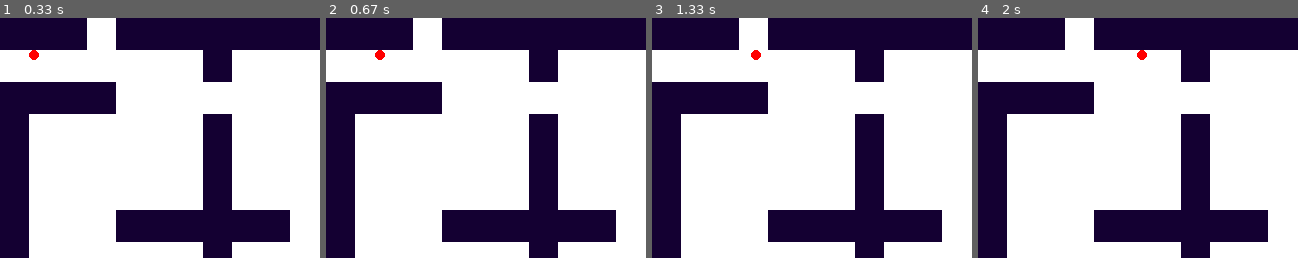
Above: before the commit, frames 1-4 (left to right).
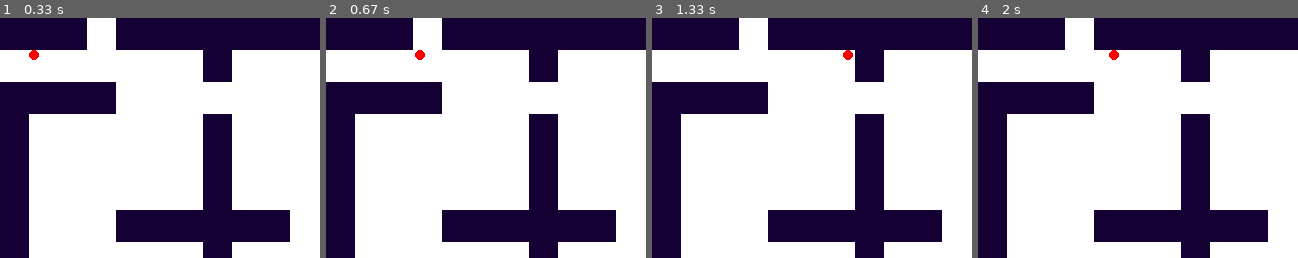
Above: after the commit, the same moments.

Repository: YsingYang/PyGame
Game: pygame game, started from Chapter9 Tile-Base Graphics.py
The game is run twice, just before and just after one commit, with the same random seed, the same clock (stepped at 60 frames per second) and the same inputs.
Inputs:
- Up to frame 1 (0.33 s): no input
- Up to frame 2 (0.67 s): hold Right from 0.33 s (still down)
- Up to frame 3 (1.33 s): release Right at 0.8 s; hold Up 0.83-1.13 s; hold Right from 1.17 s (still down)
- Up to frame 4 (2 s): release Right at 1.63 s; hold Left from 1.67 s (still down)
The pictures show only the part of the screen within x 0-50%, y 0-50%; the shares and areas given below are measured in that part.

Frame 1 is identical in both runs. In frame 2, 0.2% of the frame differs, in the area x 15-31%, y 13-18%; in frame 3, 0.2%; in frame 4, 0.2%.

Commit message:
[增加] step10 Sound and Music

Diff:
--- /dev/null
+++ b/Chapter10 Using Sound and Music.py
@@ -0,0 +1,43 @@
+#pre_init(frequency=22050, size=-16, channels=2, buffersize=4096)
+
+import pygame
+import os
+
+pygame.mixer.pre_init(44100, -16, 2, 2048)
+pygame.init()
+
+try:
+    pygame.mixer.music.load(os.path.join('data', 'an-turr.ogg'))
+    fail = pygame.mixer.Sound(os.path.join('resource','fail.wav'))
+    jump = pygame.mixer.Sound(os.path.join('resource', 'jump.wav'))
+
+except:
+    raise(UserWarning, '没有找到相应的文件')
+
+pygame.mixer.music.play(-1)
+screen = pygame.display.set_mode((640, 480))
+
+background = pygame.Surface(screen.get_size())
+background.fill((255, 255, 255))
+background = background.convert()
+screen.blit(background, (0, 0))
+clock = pygame.time.Clock()
+mainLoop = True
+FPS = 30
+while True:
+    milliseconds = clock.tick(FPS)
+    for event in pygame.event.get():
+        if event.type == pygame.QUIT:
+            mainLoop = False
+        elif event.type == pygame.KEYDOWN:
+            if event.key == pygame.K_ESCAPE:
+                mainLoop = False
+            if event.key == pygame.K_a:
+                fail.play()
+            if event.key ==pygame.K_b:
+                jump.play()
+    pygame.display.set_caption("FPS: {:.2f} Press [a] or [b] to play sound effects".format(clock.get_fps()))
+    pygame.display.flip()
+
+
+pygame.quit()
--- a/Chapter9 Tile-Base Graphics.py
+++ b/Chapter9 Tile-Base Graphics.py
@@ -140,7 +140,6 @@
         milliSeconds = clock.tick(FPS)
         seconds = milliSeconds / 1000.0
         playTime +=  seconds
-
         for event in pygame.event.get():
             if event.type == pygame.QUIT:
                 mainLoop = False
@@ -148,13 +147,13 @@
                 if event.key == pygame.K_ESCAPE:
                     mainLoop = False
                 elif event.key == pygame.K_UP:
-                    dy -= 1
+                    dy -= 3
                 elif event.key == pygame.K_DOWN:
-                    dy += 1
+                    dy += 3
                 elif event.key == pygame.K_LEFT:
-                    dx -= 1
+                    dx -= 3
                 elif event.key == pygame.K_RIGHT:
-                    dx += 1
+                    dx += 3
         pygame.display.set_caption("[FPS]: %.2f dx: %i dy %i press cursor keys to move ball" % (clock.get_fps(), dx, dy))
         screen.blit(background, (0, 0))
         if dx > 0:
@@ -190,11 +189,11 @@
         y1 = max(0, y1)
         y1 = min(y1, lines - 1)
 
-        x1 = int((pointx + dx)/ width)
+        x1 = int((pointx + dx) // width)
         x1 = max(0, x1)
         x1 = min(x1, columns - 1)
 
-        y2 = int((pointy + dy) / height)
+        y2 = int((pointy + dy) // height)
         y2 = max(0, y2)
         y2 = min(y2, lines - 1)
 
Not shown, changed: PyGameDoc.md
